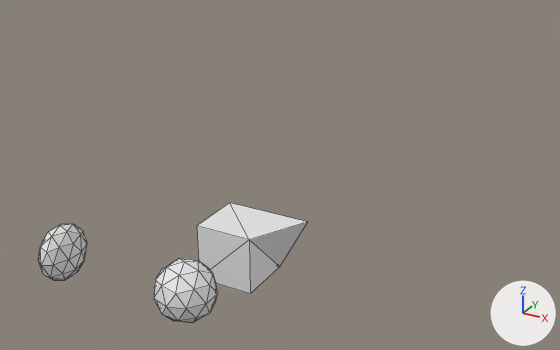
The Blender file project/level_data/template/template.blend, before and after one commit.
Camera for both pictures: a 50 mm lens placed at (12.3, -16.4, 12.7), pointed at (-4.4, 13.9, -2.4). The axes (+X, +Y, +Z) are drawn at lower right. The lights are the same throughout. The picture after the commit comes second. Mesh edges are drawn as thin lines.

The scene before the commit, as lines of its bpy script (objects in view):
```python
me_cube_001 = bpy.data.meshes.new('Cube.001')
me_cube_001.from_pydata(...)  # 8 vertices, 12 faces; spans x -1.0..2.05, y 2.13..4.13, z -1.0..1.0
me_cube_001.materials.append(mat_material)  # white #e7e7e7
me_ico球 = bpy.data.meshes.new('ICO球')
me_ico球.from_pydata(...)  # an icosphere of 80 faces spanning x -0.95..0.95, y -1.0..1.0, z -1.0..1.0
me_ico球_001 = bpy.data.meshes.new('ICO球.001')
me_ico球_001.from_pydata(...)  # an icosphere of 80 faces spanning x -5.48..-4.43, y -1.0..1.0, z -1.0..1.0
ob_cube = bpy.data.objects.new('Cube', me_cube_001)
ob_cube.location = (0.0, 0.0, 0.0)
ob_ico球 = bpy.data.objects.new('ICO球', me_ico球)
ob_ico球.parent = ob_cube
ob_ico球.location = (0.0, 0.0, 0.0)
ob_ico球_001 = bpy.data.objects.new('ICO球.001', me_ico球_001)
ob_ico球_001.parent = ob_ico球
ob_ico球_001.location = (0.0, 0.0, 0.0)
```
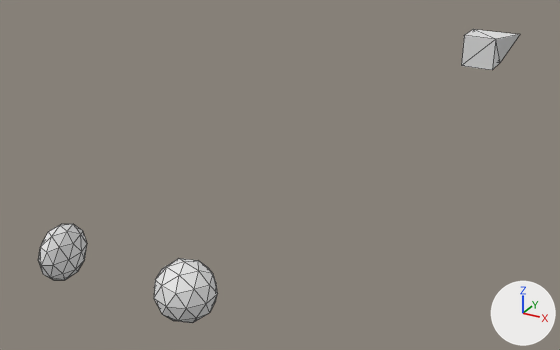
The newer file is also turned or shifted as a whole; pictures and numbers use the older file's frame.

Location of each change, (x1, y1, x2, y2) in pixels of the pictures (560 x 350 px):
'Cube', moved: before (197, 203, 307, 294); after (461, 29, 520, 70)

Edits to the bpy script that builds the scene:
```text
Change me_cube_001:
    used by ob_cube; location = (0.0, 0.0, 0.0)
    remove me_cube_001.from_pydata(...)  # 8 vertices, 12 faces; spans x -1.0..2.05, y 2.13..4.13, z -1.0..1.0
    add me_cube_001.from_pydata(...)  # 8 vertices, 12 faces; spans x -1.0..2.05, y 32.13..34.13, z -1.0..1.0
    me_cube_001 part 1: the whole mesh is moved by (0.0, 30.0, 0.0)
```
